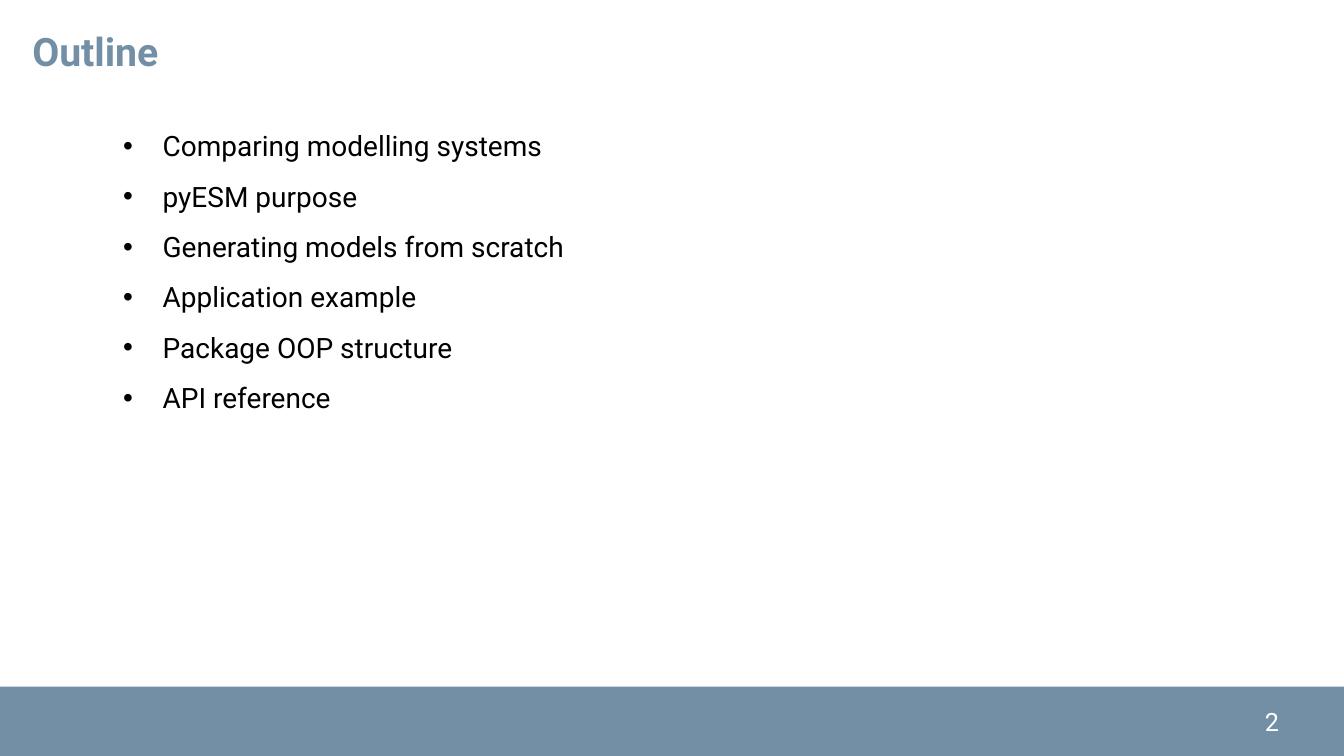
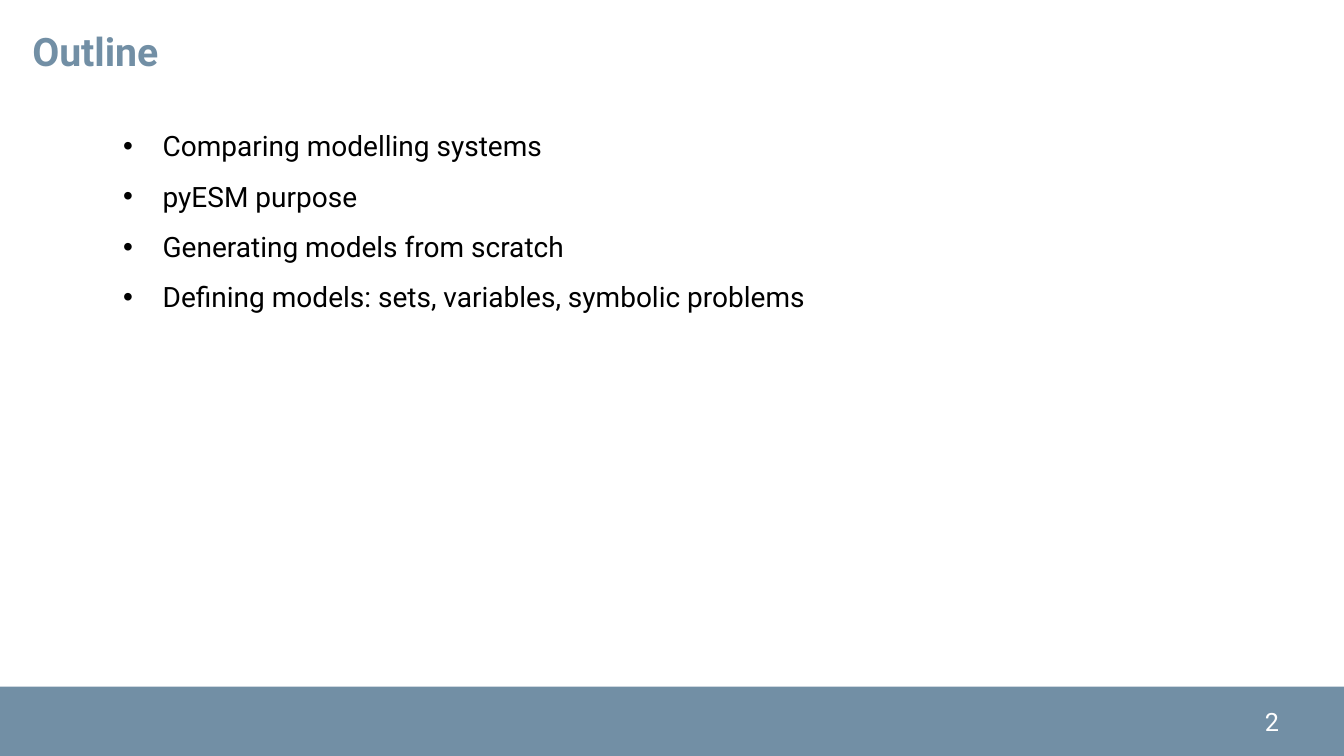
Before and after one commit to pyESM-project/pyesm, a slide deck: slide 2 of doc/pyesm.pptx. Drawn at 1344x756 pixels with LibreOffice and Linux fonts; fonts in the diff are those of the drawing; background and template pictures are left out. Boxes give left, top, right and bottom in pixels: in the first picture for what was removed or moved away, otherwise in the second. Text is boxed around its words. In the diff, an @@ line names an element or a change of style, - is before the commit and + after.

```diff
--- a/doc/pyesm.pptx
+++ b/doc/pyesm.pptx
@@ text at [163, 285, 804, 313]: text changed @@
-• Application example
-• Package OOP structure
-• API reference
+• Defining models: sets, variables, symbolic problems
```
Also in this commit, not shown: 8 other slides changed, 24 slides added, 5 other files.
